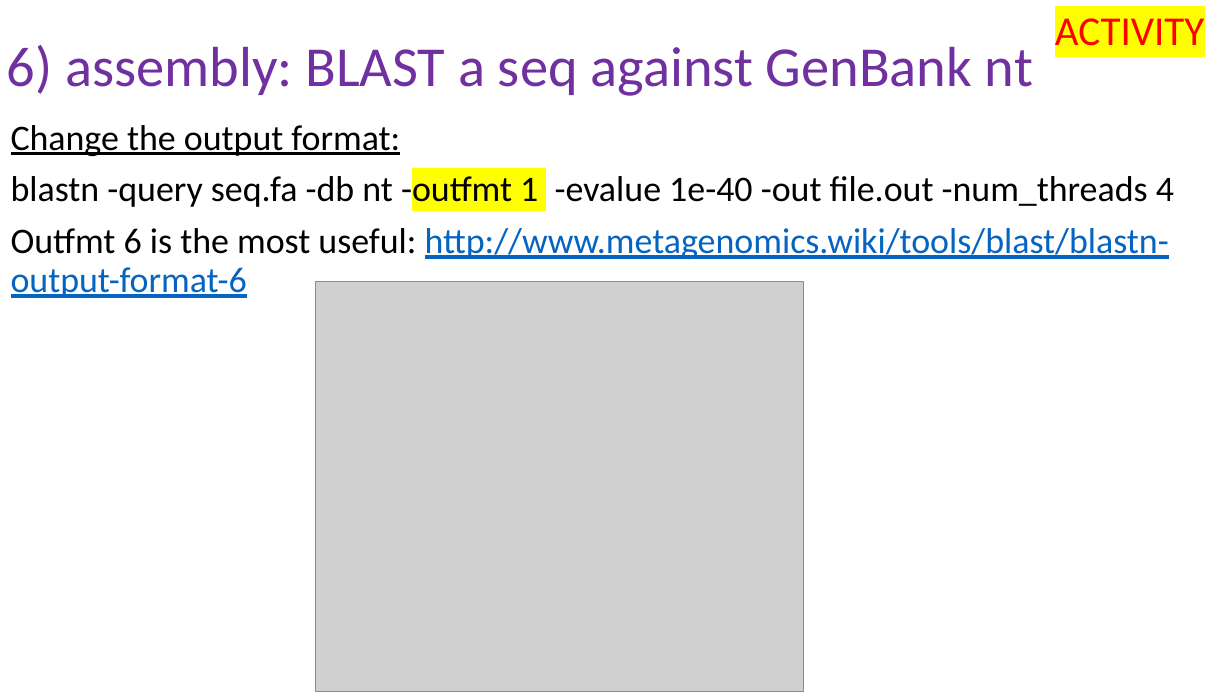
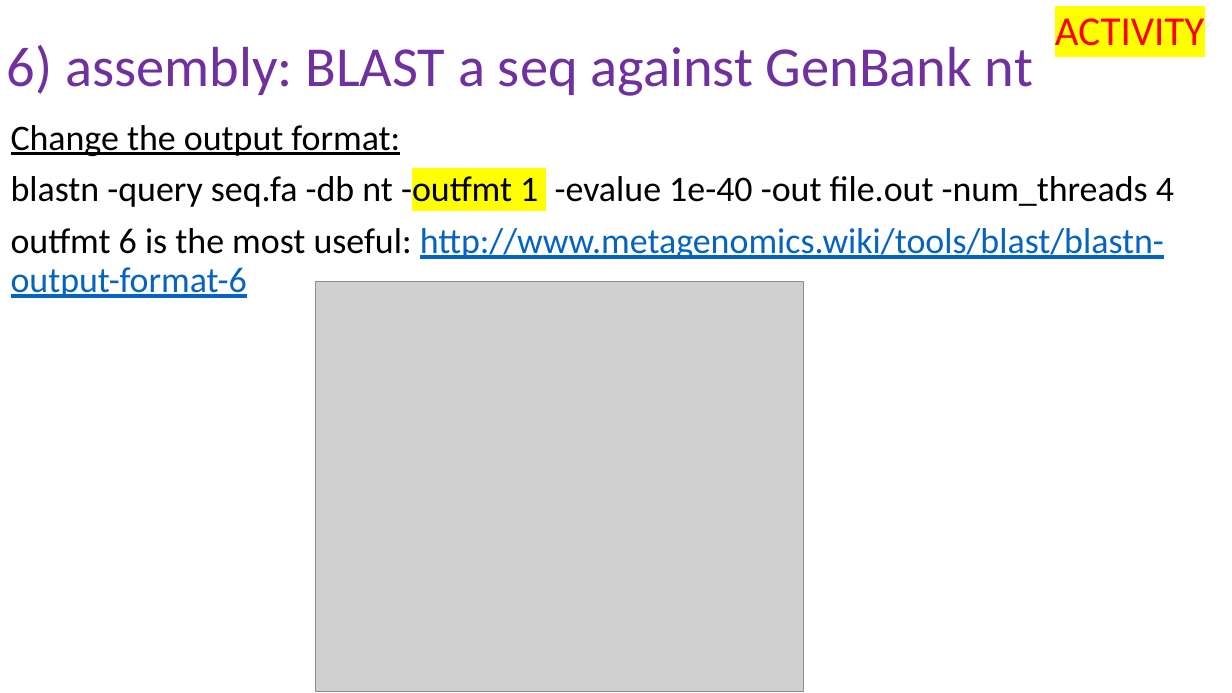
Before and after one commit to peterthorpe5/Msc_Digital_Health, a slide deck: slide 36 of powerpoint/6_assembly.pptx. Drawn at 1232x693 pixels with LibreOffice and Linux fonts; fonts in the diff are those of the drawing; grey boxes stand for pictures. Boxes give left, top, right and bottom in pixels: in the first picture for what was removed or moved away, otherwise in the second. Text is boxed around its words. In the diff, an @@ line names an element or a change of style, - is before the commit and + after.

```diff
--- a/powerpoint/6_assembly.pptx
+++ b/powerpoint/6_assembly.pptx
@@ text at [11, 228, 1164, 298]: text changed @@
-Outfmt 6 is the most useful: http://www.metagenomics.wiki/tools/blast/blastn-output-format-6
+outfmt 6 is the most useful: http://www.metagenomics.wiki/tools/blast/blastn-output-format-6
```
Also in this commit, not shown: 7 other slides changed, 2 slides added, 2 slides removed, 1 other file.
